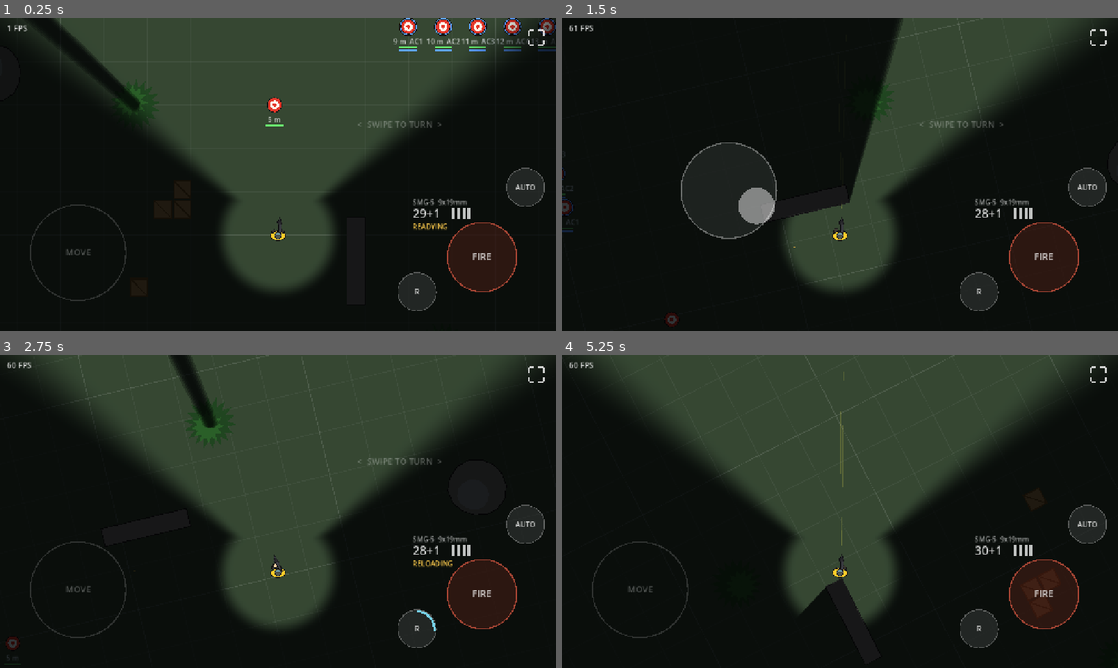
Above: before the commit, frames 1-4 (two rows, left to right).
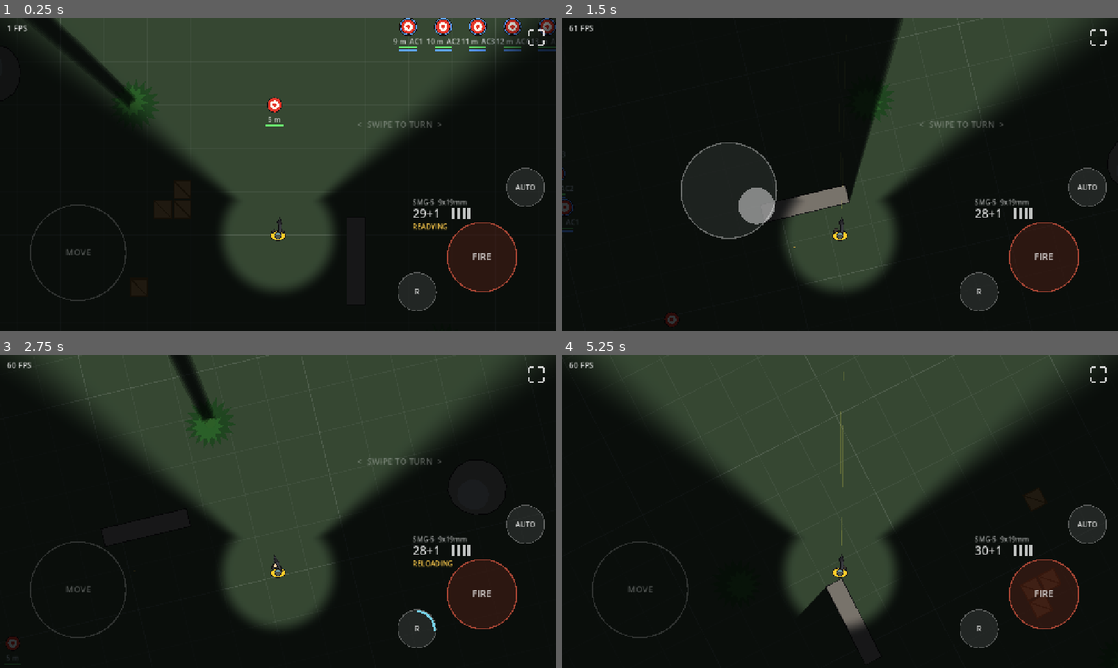
Above: after the commit, the same moments.

Repository: jklrjklr/zhukov
Game: Godot game, scene res://scenes/main.tscn
The game is run twice, just before and just after one commit, with the same random seed, the same clock (stepped at 60 frames per second) and the same inputs.
Inputs (mouse positions are in pixels of both pictures, inside the frame that each line leads up to):
- Up to frame 1 (0.25 s): no input
- Up to frame 2 (1.5 s): tap Enter at 0.5 s; move the mouse to (962, 158) at 0.52 s; hold D 0.53-1.25 s; hold E 0.53-1.25 s; click (962, 158) at 0.67 s; tap Space at 0.77 s; drag from (728, 190) to (812, 237) at 1.27 s
- Up to frame 3 (2.75 s): move the mouse to (333, 442) at 2.02 s; hold D from 2.03 s (still down); tap R at 2.1 s
- Up to frame 4 (5.25 s): release D at 2.75 s; drag from (812, 574) to (673, 464) at 2.77 s; move the mouse to (1006, 558) at 3.52 s; hold A 3.53-4.25 s; hold E 3.53-4.25 s; tap Space at 3.77 s; drag from (673, 464) to (756, 433) at 4.27 s; move the mouse to (867, 511) at 5.02 s; hold S from 5.03 s (still down); tap R at 5.1 s; click (867, 511) at 5.17 s

The runs differ from the first frame. In frame 1, less than 0.1% of the frame differs, in the area x 23-26%, y 25-30%; in frame 2, 0.6%, in the area x 40-52%, y 53-64%; in frame 3, less than 0.1%; in frame 4, 0.5%.

Commit message:
Flip occluder cull so props stay lit and shadow starts behind them
Co-Authored-By: Claude Opus 5.5 <noreply@anthropic.com>
Claude-Session: https://claude.ai/code/session_01CuvFDQ8S82ziWJ7Azt1Yc4

Diff:
--- a/scripts/vision.gd
+++ b/scripts/vision.gd
@@ -28,7 +28,7 @@
 static func make_occluder(points: PackedVector2Array) -> LightOccluder2D:
 	var poly := OccluderPolygon2D.new()
 	poly.polygon = points
-	poly.cull_mode = OccluderPolygon2D.CULL_CLOCKWISE
+	poly.cull_mode = OccluderPolygon2D.CULL_COUNTER_CLOCKWISE
 	var occ := LightOccluder2D.new()
 	occ.occluder = poly
 	return occ
